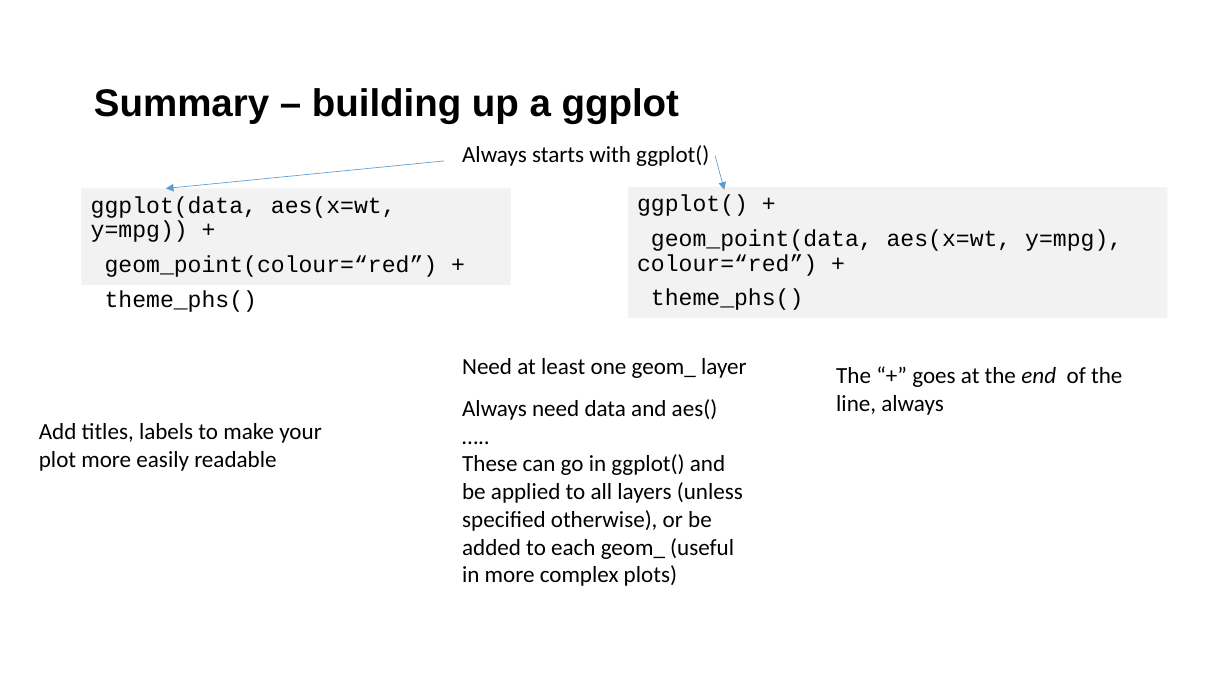
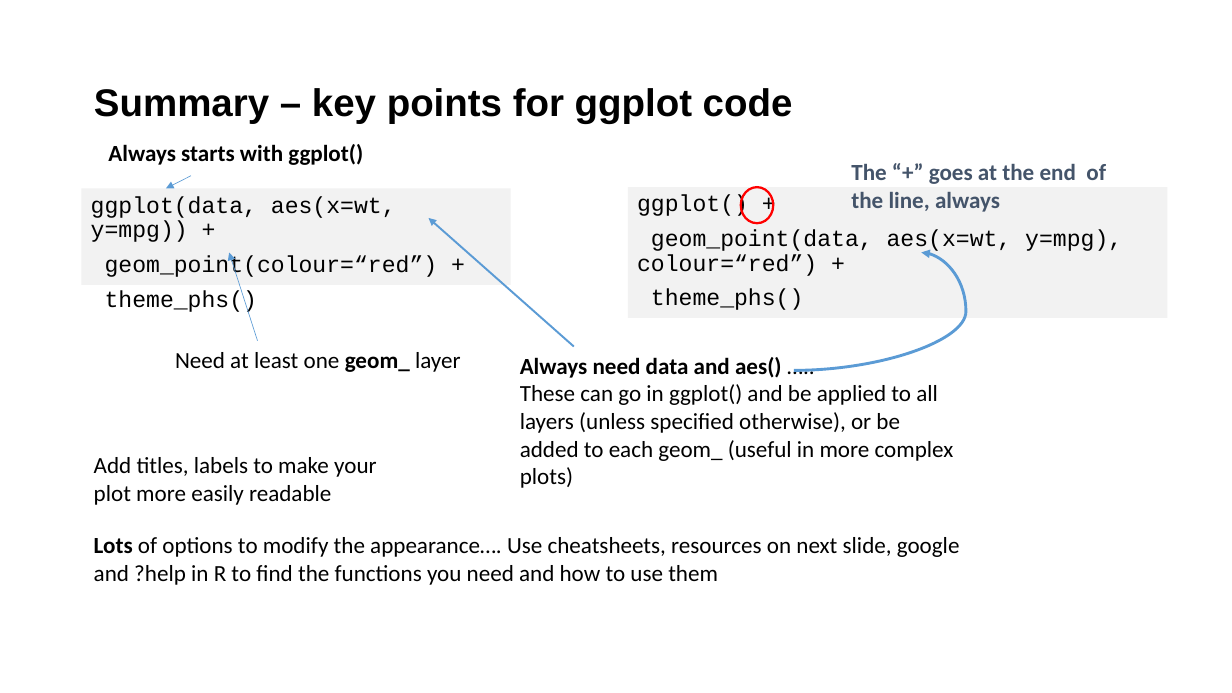
Before and after one commit to Public-Health-Scotland/ATI-ggplot-training, a slide deck: slide 25 of Introduction to ggplot.pptx. Drawn at 1232x693 pixels with LibreOffice and Linux fonts; fonts in the diff are those of the drawing; background and template pictures are left out. Boxes give left, top, right and bottom in pixels: in the first picture for what was removed or moved away, otherwise in the second. Text is boxed around its words. In the diff, an @@ line names an element or a change of style, - is before the commit and + after.

Commit message:
add summary slide to powerpoint

```diff
--- a/Introduction to ggplot.pptx
+++ b/Introduction to ggplot.pptx
@@ title at (x1=94, y1=88, x2=793, y2=123): text changed @@
-Summary – building up a ggplot
+Summary – key points for ggplot code
@@ text "Always starts with ggplot()" moved from (x1=462, y1=145, x2=709, y2=166) to (x1=108, y1=144, x2=363, y2=165) @@
@@ text "Always starts with ggplot()" at (x1=108, y1=144, x2=363, y2=165): bold on @@
@@ arrow moved from (445, 161) - (166, 189) to (191, 176) - (166, 189) @@
@@ arrow removed from (715, 155) to (725, 189) @@
@@ text "The “+” goes at the ..." moved from (x1=836, y1=367, x2=1122, y2=415) to (x1=851, y1=164, x2=1106, y2=212) @@
@@ text "The “+” goes at the ..." at (x1=851, y1=164, x2=1106, y2=212): text colour #000000 to #44546A, bold on; italic off in "end" @@
@@ ellipse added at (x1=741, y1=188, x2=774, y2=224), outline #FF0000 1.75 pt @@
@@ arrow added from (574, 347) to (429, 218), #5B9BD5 1.5 pt @@
@@ arrow added from (258, 341) to (229, 252), #5B9BD5 0.5 pt @@
@@ curved arrow added from (794, 371) to (921, 252), #5B9BD5 2.25 pt @@
@@ text "Need at least one geom_ ..." moved from (x1=462, y1=358, x2=747, y2=378) to (x1=175, y1=352, x2=461, y2=372) @@
@@ text "Need at least one geom_ ..." at (x1=175, y1=352, x2=461, y2=372): bold on in "geom_" @@
@@ text "Always need data and aes() ..." moved from (x1=462, y1=399, x2=743, y2=586) to (x1=520, y1=357, x2=954, y2=488) @@
@@ text at (x1=520, y1=357, x2=782, y2=378): bold on in "Always need data and aes()" @@
@@ text "Add titles, labels to make ..." moved from (x1=39, y1=423, x2=322, y2=471) to (x1=94, y1=457, x2=377, y2=505) @@
@@ text added at (x1=94, y1=537, x2=960, y2=585), 18 pt, text #000000 @@
+Lots of options to modify the appearance…. Use cheatsheets, resources on next slide, google and ?help in R to find the functions you need and how to use them
```
Also in this commit, not shown: 3 other slides changed.
